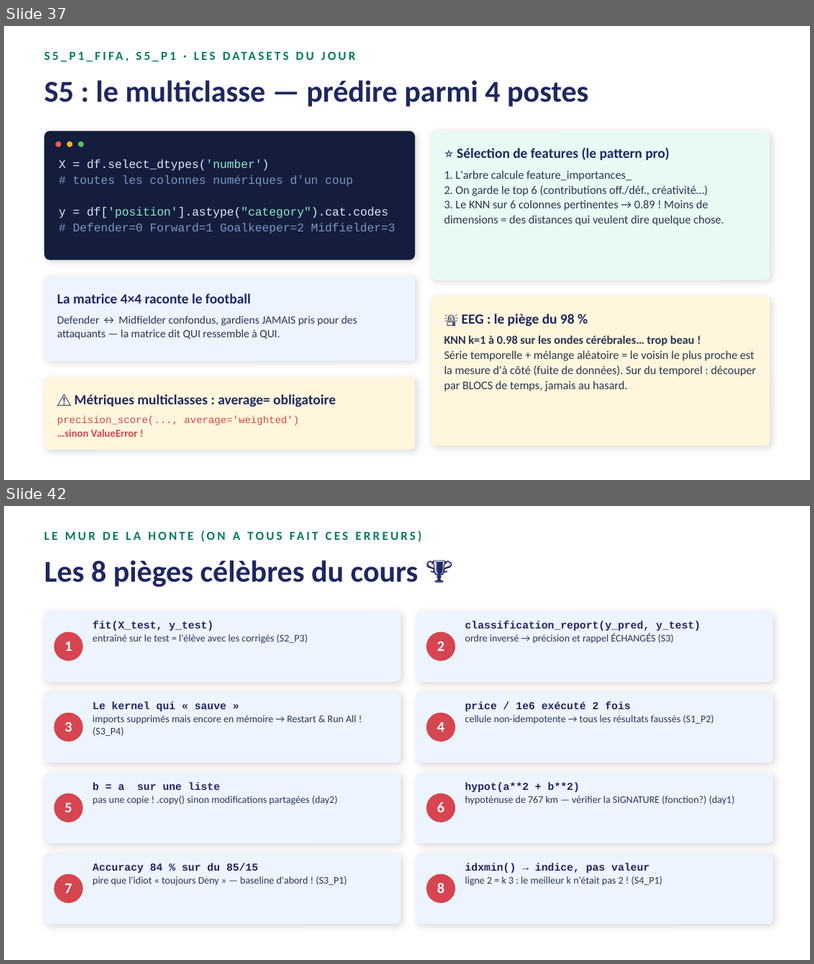
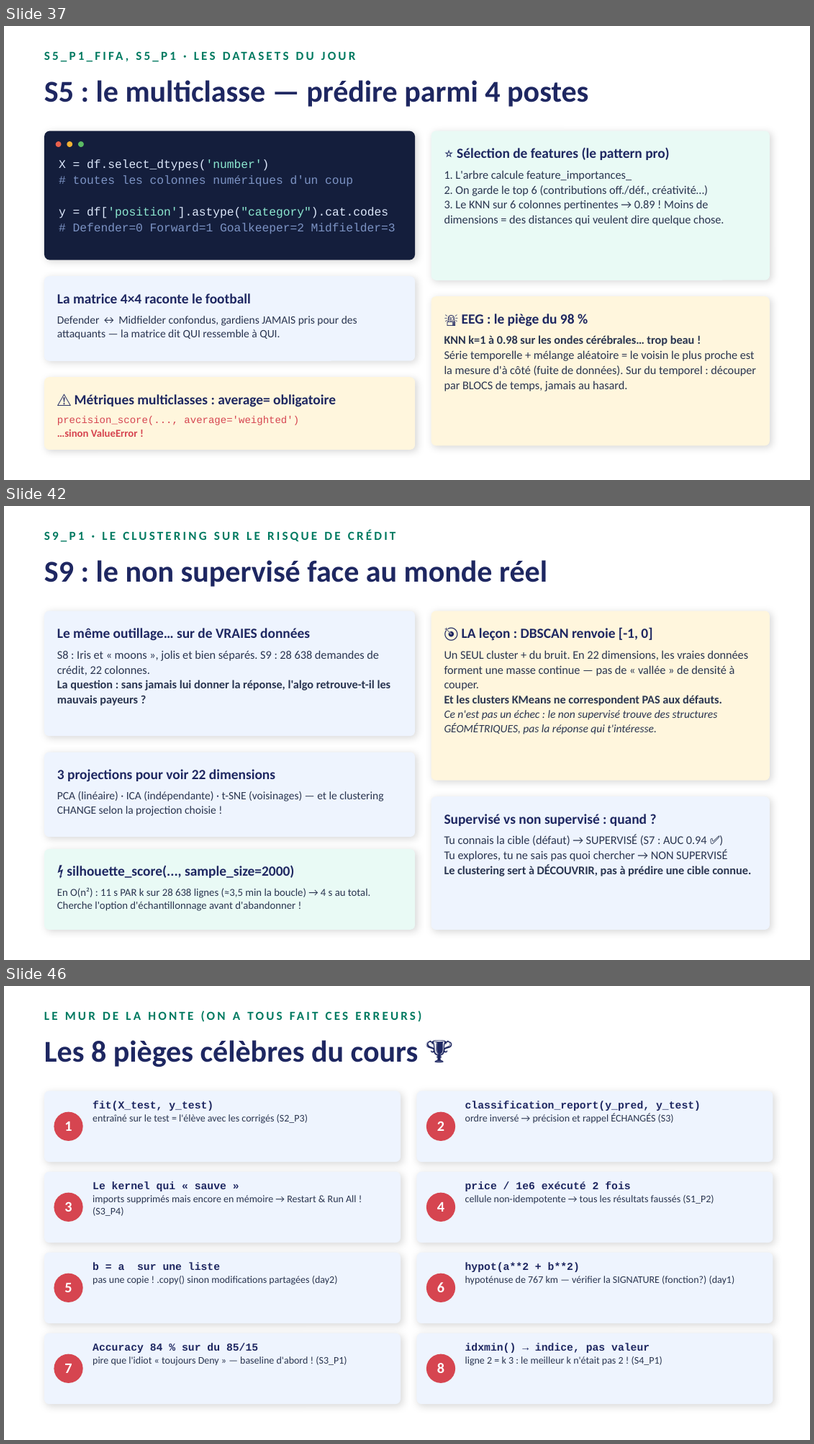
Before and after one commit to RobinsanKiritheepan/Cours_Python, a slide deck: Cours_Python_IA.pptx. Shown one above the other, each under a label of ours: slides 37 and 42 before the commit, slides 37, 42 and 46 after it; the slides between them are not shown. The pictures are 814x964 and 814x1444 pixels, drawn with LibreOffice and Linux fonts; fonts in the diff are those of the drawing. Boxes give left, top, right and bottom in pixels: in the first picture for what was removed or moved away, otherwise in the second. Text is boxed around its words. In the diff, an @@ line names an element or a change of style, - is before the commit and + after.

```diff
--- a/Cours_Python_IA.pptx
+++ b/Cours_Python_IA.pptx
@@ slide 42 added at [4,506,810,960], background #FFFFFF @@
@@ text added at [44,530,396,542], 11 pt, text #017A61, bold @@
+S9_P1 · LE CLUSTERING SUR LE RISQUE DE CRÉDIT
@@ text added at [44,560,548,587], 27 pt, text #1E2761, bold @@
+S9 : le non supervisé face au monde réel
@@ rounded rectangle added at [44,611,415,736], fill #EEF4FE @@
@@ rounded rectangle added at [432,611,770,780], fill #FFF6DD @@
@@ text added at [57,628,310,641], 12.5 pt, text #1E2761, bold @@
+Le même outillage… sur de VRAIES données
@@ text added at [462,627,653,641], 12.5 pt, text #1E2761, bold @@
+🎯 LA leçon : DBSCAN renvoie [-1, 0]
@@ text added at [57,650,391,705], 10.5 pt, text #2A3550, bold @@
+S8 : Iris et « moons », jolis et bien séparés. S9 : 28 638 demandes de crédit, 22 colonnes.
+La question : sans jamais lui donner la réponse, l'algo retrouve-t-il les mauvais payeurs ?
@@ text added at [445,650,749,734], 10.5 pt, text #2A3550 @@
+Un SEUL cluster + du bruit. En 22 dimensions, les vraies données forment une masse continue — pas de « vallée » de densité à couper.
+Et les clusters KMeans ne correspondent PAS aux défauts.
+Ce n'est pas un échec : le non supervisé trouve des structures GÉOMÉTRIQUES, pas la réponse qui t'intéresse.
@@ rounded rectangle added at [44,752,415,836], fill #EEF4FE @@
@@ text added at [57,769,275,782], 12.5 pt, text #1E2761, bold @@
+3 projections pour voir 22 dimensions
@@ text added at [57,791,383,816], 10 pt, text #2A3550 @@
+PCA (linéaire) · ICA (indépendante) · t-SNE (voisinages) — et le clustering CHANGE selon la projection choisie !
@@ rounded rectangle added at [432,796,770,929], fill #EEF4FE @@
@@ text added at [445,813,647,826], 12.5 pt, text #1E2761, bold @@
+Supervisé vs non supervisé : quand ?
@@ rounded rectangle added at [44,849,415,929], fill #E9FAF5 @@
@@ text added at [445,834,751,876], 10.5 pt, text #2A3550 @@
+Tu connais la cible (défaut) → SUPERVISÉ (S7 : AUC 0.94 ✅)
+Tu explores, tu ne sais pas quoi chercher → NON SUPERVISÉ
+Le clustering sert à DÉCOUVRIR, pas à prédire une cible connue.
@@ text added at [67,865,294,878], 12.5 pt, text #1E2761, bold @@
+⚡ silhouette_score(..., sample_size=2000)
@@ text added at [57,887,370,911], 9.5 pt, text #2A3550 @@
+En O(n²) : 11 s PAR k sur 28 638 lignes (≈3,5 min la boucle) → 4 s au total. Cherche l'option d'échantillonnage avant d'abandonner !
@@ what was slide 42 is now slide 46 @@
```
Also in this commit, not shown: 3 slides changed, 3 other slides added, 14 other files.
